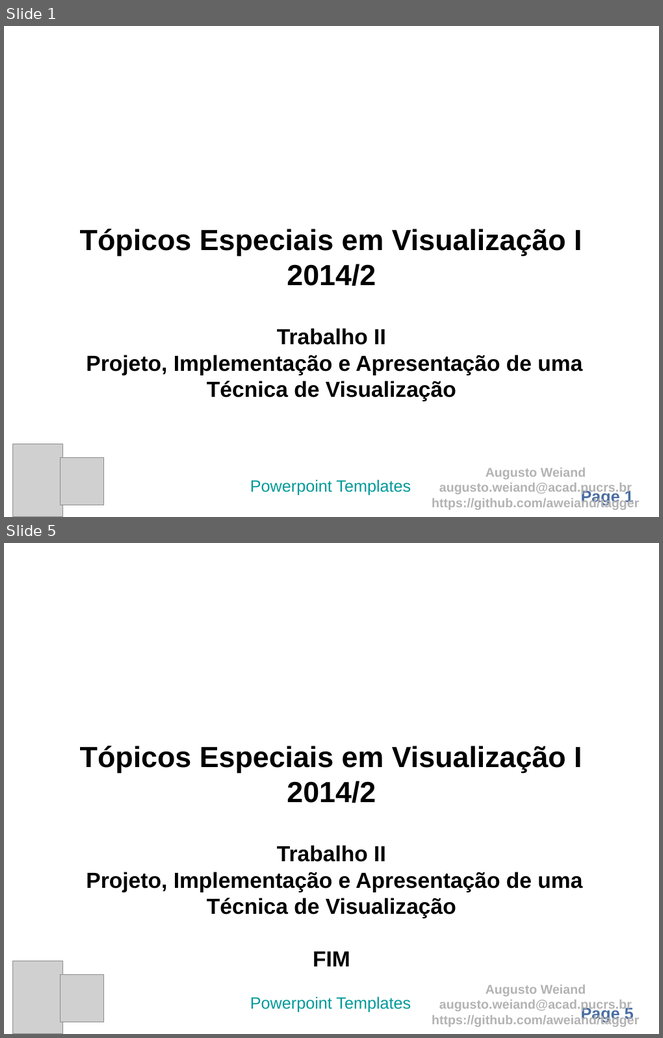
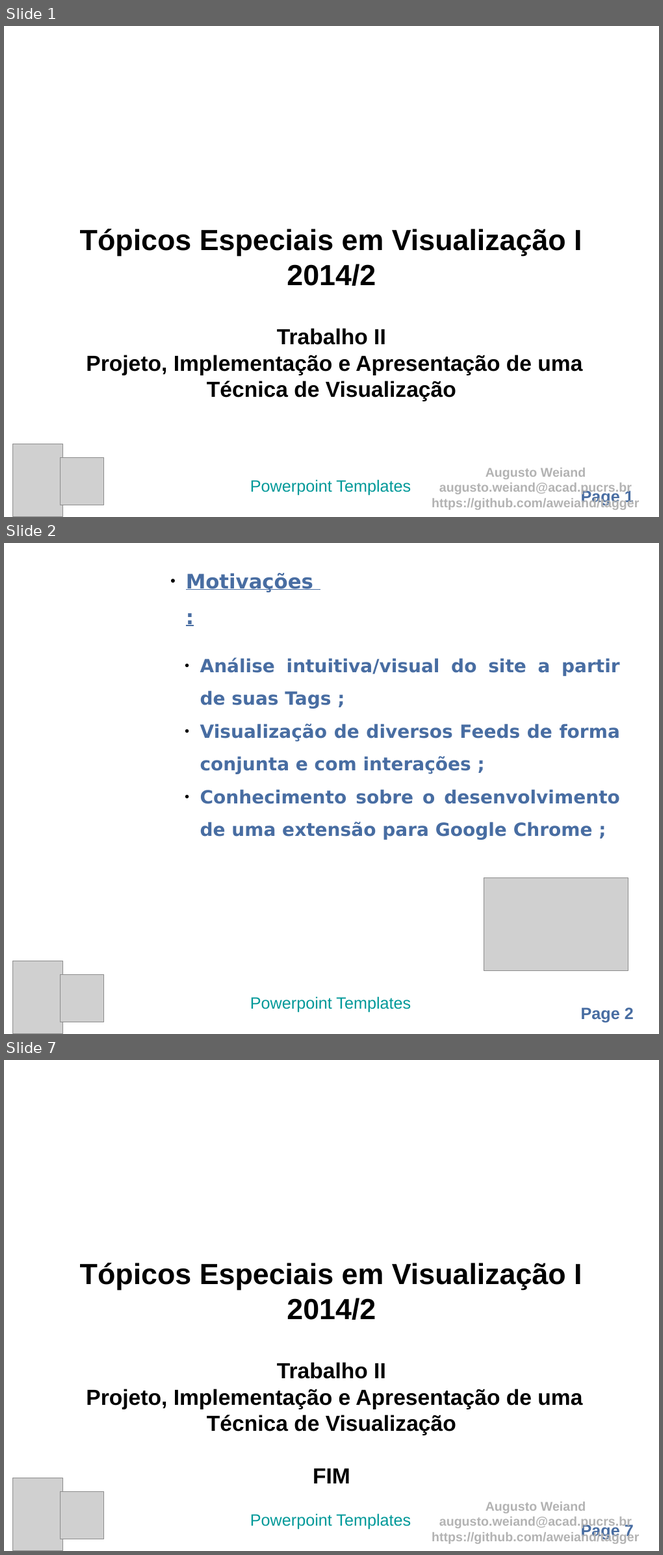
Before and after one commit to aweiand/tagger, a slide deck: Apresentacao.odp. Shown one above the other, each under a label of ours: slides 1 and 5 before the commit, slides 1, 2 and 7 after it; the slides between them are not shown. The pictures are 663x1038 and 663x1555 pixels, drawn with LibreOffice and Linux fonts; fonts in the diff are those of the drawing; grey boxes stand for pictures; background and template pictures are left out. Boxes give left, top, right and bottom in pixels: in the first picture for what was removed or moved away, otherwise in the second. Text is boxed around its words. In the diff, an @@ line names an element or a change of style, - is before the commit and + after.

```diff
--- a/Apresentacao.odp
+++ b/Apresentacao.odp
@@ slide 2 added at (4,543,659,1034), background picture (left out); not listed: 1 template element that a slide beside it also shows @@
@@ text added at (186,573,313,592), 22 pt, text #486DA2, bold, underline @@
+● Motivações :
@@ text added at (200,658,620,840), 20 pt, text #486DA2, bold @@
+● Análise intuitiva/visual do site a partir de suas Tags ;
+● Visualização de diversos Feeds de forma conjunta e com interações ;
+● Conhecimento sobre o desenvolvimento de uma extensão para Google Chrome ;
@@ picture added at (484,878,628,971) @@
@@ picture added at (13,962,63,1034) @@
@@ picture added at (61,977,96,1018) @@
@@ picture added at (61,975,104,1022) @@
@@ text added at (250,997,411,1013), 18 pt, text #009999 @@
+Powerpoint Templates
@@ what was slide 5 is now slide 7 @@
@@ page number at (581,1523,634,1540): text changed @@
-Page 5
+Page 7
```
Also in this commit, not shown: 1 slide changed, 3 other slides added, 2 slides removed, 11 other files.
